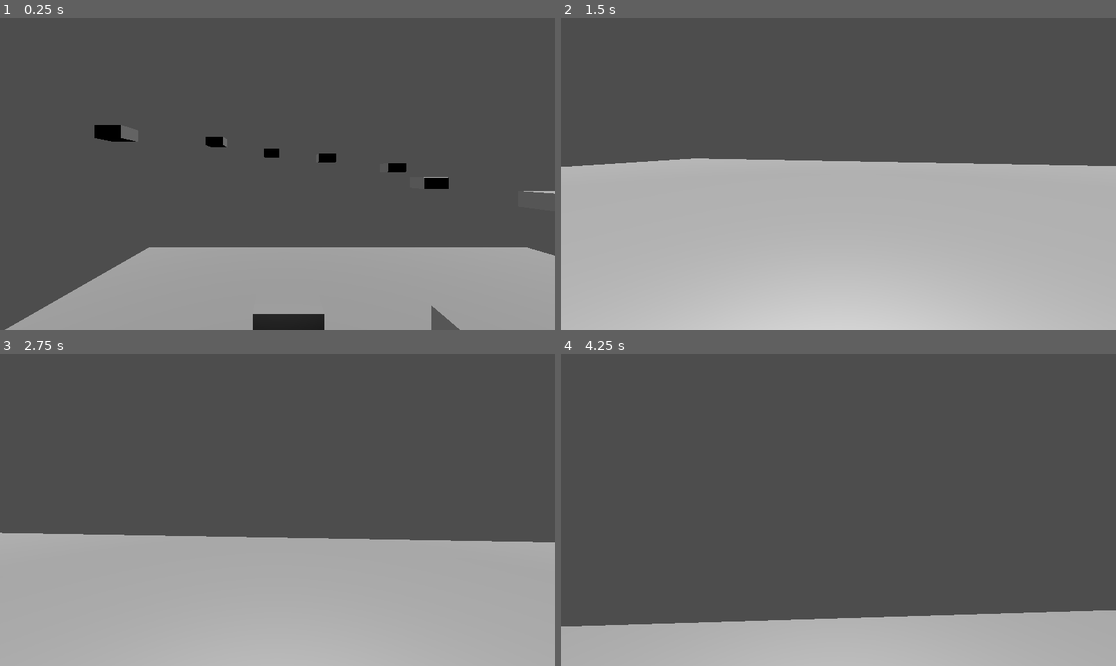
Above: before the commit, frames 1-4 (two rows, left to right).
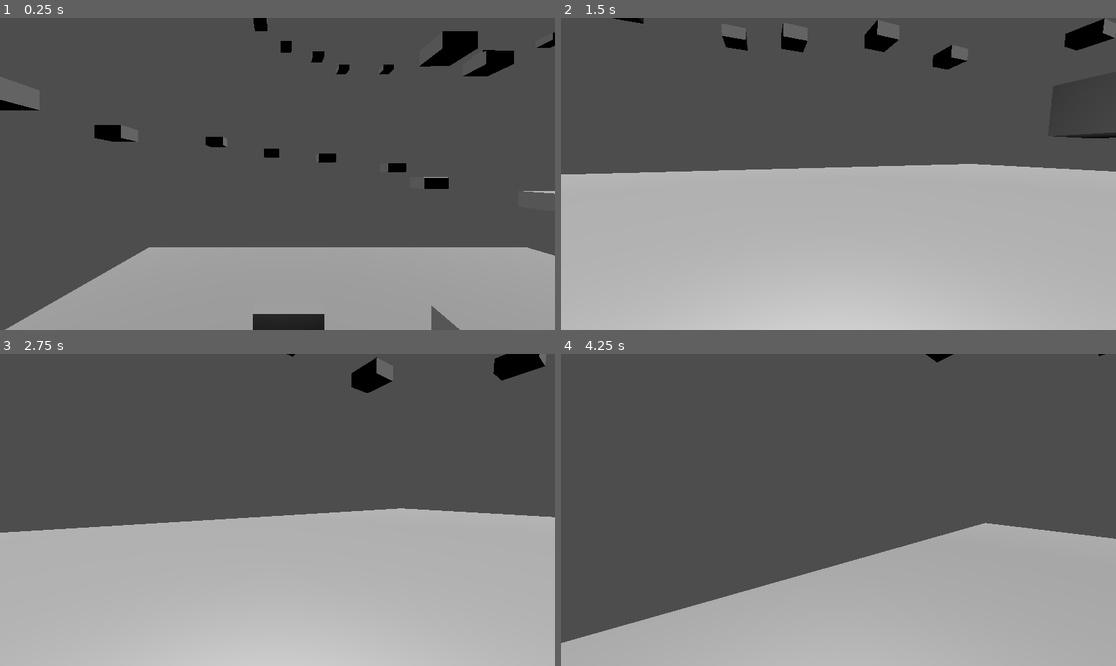
Above: after the commit, the same moments.

Repository: Xarrak-Dev/multiplayer-game
Game: Godot game, scene res://world.tscn
Same seed, same stepped clock (60 frames per second), same inputs: the game is played once before the commit and once after it.
Inputs (mouse positions are in pixels of both pictures, inside the frame that each line leads up to):
- Up to frame 1 (0.25 s): no input
- Up to frame 2 (1.5 s): move the mouse to (960, 158) at 0.52 s; press the mouse at (960, 158) at 0.53 s; hold D (move_right) 0.53-1.28 s; tap Space (jump) at 0.77 s; move the mouse to (810, 174) at 1.27 s; release the mouse at (810, 174) at 1.28 s; hold W (move_forward) from 1.28 s (still down); tap E (scream) at 1.35 s
- Up to frame 3 (2.75 s): keep holding W (move_forward); tap Space (jump) at 1.52 s; move the mouse to (288, 503) at 2.02 s; hold Shift (sprint) from 2.03 s (still down)
- Up to frame 4 (4.25 s): keep holding W (move_forward); move the mouse to (832, 516) at 2.77 s; release Shift (sprint) at 2.78 s; click (832, 516) at 2.85 s; tap Space (jump) at 3.02, 3.77 s; move the mouse to (877, 513) at 3.52 s; tap E (scream) at 3.6 s

The runs differ from the first frame. In frame 1, 1.6% of the frame differs, in the area x 0-100%, y 0-30%; in frame 2, 3.7%; in frame 3, 7.2%; in frame 4, 16%, in the area x 0-100%, y 0-93%.

Commit message:
update some stuff like world

Diff:
--- a/player.gd
+++ b/player.gd
@@ -62,8 +62,8 @@
 		$Camera3D.rotate_x(-event.relative.y * mouse_sensitivity)
 		$Camera3D.rotation.x = clampf($Camera3D.rotation.x, -deg_to_rad(70), deg_to_rad(70))
 	var arrowCam = Input.get_vector("ui_left", "ui_right", "ui_up", "ui_down")
-	rotate_y(-arrowCam.x * 300 * mouse_sensitivity)
-	$Camera3D.rotate_x(-arrowCam.y * 150 * mouse_sensitivity)
+	rotate_y(-arrowCam.x * 150 * mouse_sensitivity)
+	$Camera3D.rotate_x(-arrowCam.y * 75 * mouse_sensitivity)
 	$Camera3D.rotation.x = clampf($Camera3D.rotation.x, -deg_to_rad(70), deg_to_rad(70))
 	if event.is_action_pressed("ui_cancel"):
 		Input.mouse_mode = Input.MOUSE_MODE_VISIBLE
--- a/world.tscn
+++ b/world.tscn
@@ -31,7 +31,7 @@
 
 [node name="worldObjects" type="Node" parent="."]
 
-[node name="Box" parent="worldObjects" instance=ExtResource("2_t4itx")]
+[node name="Floor" parent="worldObjects" instance=ExtResource("2_t4itx")]
 transform = Transform3D(50, 0, 0, 0, 1, 0, 0, 0, 50, 0, -1, 0)
 
 [node name="Box2" parent="worldObjects" instance=ExtResource("2_t4itx")]
@@ -72,6 +72,117 @@
 
 [node name="Box14" parent="worldObjects" instance=ExtResource("2_t4itx")]
 transform = Transform3D(3.16152, 0, 0, 0, 1.53752, 0, 0, 0, 2.93123, -28.0609, 14.2374, -23.4651)
+
+[node name="Box15" parent="worldObjects" instance=ExtResource("2_t4itx")]
+transform = Transform3D(3.16152, 0, 0, 0, 1.53752, 0, 0, 0, 2.93123, -28.0609, 14.9337, -12.3265)
+
+[node name="Box16" parent="worldObjects" instance=ExtResource("2_t4itx")]
+transform = Transform3D(3.16152, 0, 0, 0, 1.53752, 0, 0, 0, 2.93123, -33.4894, 15.7041, -2.64665)
+
+[node name="Box17" parent="worldObjects" instance=ExtResource("2_t4itx")]
+transform = Transform3D(3.16152, 0, 0, 0, 1.53752, 0, 0, 0, 2.93123, -39.2054, 17.2695, 4.73114)
+
+[node name="Box18" parent="worldObjects" instance=ExtResource("2_t4itx")]
+transform = Transform3D(3.16152, 0, 0, 0, 1.53752, 0, 0, 0, 2.93123, -37.8102, 17.9124, 16.5778)
+
+[node name="Box19" parent="worldObjects" instance=ExtResource("2_t4itx")]
+transform = Transform3D(3.16152, 0, 0, 0, 1.53752, 0, 0, 0, 2.93123, -29.7341, 14.2374, 31.4549)
+
+[node name="Box20" parent="worldObjects" instance=ExtResource("2_t4itx")]
+transform = Transform3D(3.16152, 0, 0, 0, 1.53752, 0, 0, 0, 2.93123, -17.1284, 15.6217, 33.626)
+
+[node name="Box21" parent="worldObjects" instance=ExtResource("2_t4itx")]
+transform = Transform3D(3.16152, 0, 0, 0, 1.53752, 0, 0, 0, 2.93123, -10.4708, 17.6533, 24.3934)
+
+[node name="Box22" parent="worldObjects" instance=ExtResource("2_t4itx")]
+transform = Transform3D(3.16152, 0, 0, 0, 1.53752, 0, 0, 0, 2.93123, -9.00939, 17.1562, 9.6679)
+
+[node name="Box23" parent="worldObjects" instance=ExtResource("2_t4itx")]
+transform = Transform3D(3.16152, 0, 0, 0, 1.53752, 0, 0, 0, 2.93123, -4.54786, 17.7655, -0.037787)
+
+[node name="Box24" parent="worldObjects" instance=ExtResource("2_t4itx")]
+transform = Transform3D(3.16152, 0, 0, 0, 1.53752, 0, 0, 0, 2.93123, 5.59357, 20.0276, -6.80473)
+
+[node name="Box25" parent="worldObjects" instance=ExtResource("2_t4itx")]
+transform = Transform3D(3.16152, 0, 0, 0, 1.53752, 0, 0, 0, 2.93123, 8.49658, 21.3193, -17.8259)
+
+[node name="Box26" parent="worldObjects" instance=ExtResource("2_t4itx")]
+transform = Transform3D(3.16152, 0, 0, 0, 1.53752, 0, 0, 0, 2.93123, 17.3357, 22.4969, -22.5826)
+
+[node name="Box27" parent="worldObjects" instance=ExtResource("2_t4itx")]
+transform = Transform3D(3.16152, 0, 0, 0, 1.53752, 0, 0, 0, 2.93123, 24.7463, 24.4553, -12.1373)
+
+[node name="Box28" parent="worldObjects" instance=ExtResource("2_t4itx")]
+transform = Transform3D(3.16152, 0, 0, 0, 1.53752, 0, 0, 0, 2.93123, 20.8261, 26.2263, -3.65682)
+
+[node name="Box29" parent="worldObjects" instance=ExtResource("2_t4itx")]
+transform = Transform3D(3.16152, 0, 0, 0, 1.53752, 0, 0, 0, 2.93123, 11.0572, 26.9092, -3.15194)
+
+[node name="Box30" parent="worldObjects" instance=ExtResource("2_t4itx")]
+transform = Transform3D(3.16152, 0, 0, 0, 1.53752, 0, 0, 0, 2.93123, 4.21813, 28.1188, 5.05054)
+
+[node name="Box31" parent="worldObjects" instance=ExtResource("2_t4itx")]
+transform = Transform3D(3.16152, 0, 0, 0, 1.53752, 0, 0, 0, 2.93123, 4.21813, 28.8416, 17.4286)
+
+[node name="Box32" parent="worldObjects" instance=ExtResource("2_t4itx")]
+transform = Transform3D(3.16152, 0, 0, 0, 1.53752, 0, 0, 0, 2.93123, 4.37106, 28.8354, 30.9532)
+
+[node name="Box33" parent="worldObjects" instance=ExtResource("2_t4itx")]
+transform = Transform3D(3.16152, 0, 0, 0, 1.53752, 0, 0, 0, 2.93123, 12.8341, 31.3164, 33.9363)
+
+[node name="Box34" parent="worldObjects" instance=ExtResource("2_t4itx")]
+transform = Transform3D(3.16152, 0, 0, 0, 1.53752, 0, 0, 0, 2.93123, 23.3696, 32.2863, 33.5088)
+
+[node name="Box35" parent="worldObjects" instance=ExtResource("2_t4itx")]
+transform = Transform3D(3.16152, 0, 0, 0, 1.53752, 0, 0, 0, 2.93123, 31.1659, 32.852, 24.7904)
+
+[node name="Box36" parent="worldObjects" instance=ExtResource("2_t4itx")]
+transform = Transform3D(3.16152, 0, 0, 0, 1.53752, 0, 0, 0, 2.93123, 37.4195, 34.7521, 17.5986)
+
+[node name="Box37" parent="worldObjects" instance=ExtResource("2_t4itx")]
+transform = Transform3D(3.16152, 0, 0, 0, 1.53752, 0, 0, 0, 2.93123, 38.7918, 36.2612, 10.1785)
+
+[node name="Box38" parent="worldObjects" instance=ExtResource("2_t4itx")]
+transform = Transform3D(3.16152, 0, 0, 0, 1.53752, 0, 0, 0, 2.93123, 42.1654, 37.4608, 0.446428)
+
+[node name="Box39" parent="worldObjects" instance=ExtResource("2_t4itx")]
+transform = Transform3D(3.16152, 0, 0, 0, 1.53752, 0, 0, 0, 2.93123, 41.4697, 38.0442, -11.0367)
+
+[node name="Box40" parent="worldObjects" instance=ExtResource("2_t4itx")]
+transform = Transform3D(3.16152, 0, 0, 0, 1.53752, 0, 0, 0, 2.93123, 42.7672, 36.7915, -25.8385)
+
+[node name="Box41" parent="worldObjects" instance=ExtResource("2_t4itx")]
+transform = Transform3D(3.16152, 0, 0, 0, 1.53752, 0, 0, 0, 2.93123, 53.3506, 36.8449, -32.8985)
+
+[node name="Box42" parent="worldObjects" instance=ExtResource("2_t4itx")]
+transform = Transform3D(3.16152, 0, 0, 0, 1.53752, 0, 0, 0, 2.93123, 52.6612, 38.8074, -43.0424)
+
+[node name="Box43" parent="worldObjects" instance=ExtResource("2_t4itx")]
+transform = Transform3D(3.16152, 0, 0, 0, 1.53752, 0, 0, 0, 2.93123, 45.8617, 39.9163, -51.1513)
+
+[node name="Box44" parent="worldObjects" instance=ExtResource("2_t4itx")]
+transform = Transform3D(3.16152, 0, 0, 0, 1.53752, 0, 0, 0, 2.93123, 35.2859, 41.5495, -56.3456)
+
+[node name="Box45" parent="worldObjects" instance=ExtResource("2_t4itx")]
+transform = Transform3D(3.16152, 0, 0, 0, 1.53752, 0, 0, 0, 2.93123, 26.3905, 42.2933, -62.3951)
+
+[node name="Box46" parent="worldObjects" instance=ExtResource("2_t4itx")]
+transform = Transform3D(3.16152, 0, 0, 0, 1.53752, 0, 0, 0, 2.93123, 11.9719, 41.346, -60.5937)
+
+[node name="Box47" parent="worldObjects" instance=ExtResource("2_t4itx")]
+transform = Transform3D(3.16152, 0, 0, 0, 1.53752, 0, 0, 0, 2.93123, 3.4165, 42.6662, -56.1668)
+
+[node name="Box48" parent="worldObjects" instance=ExtResource("2_t4itx")]
+transform = Transform3D(3.16152, 0, 0, 0, 1.53752, 0, 0, 0, 2.93123, -5.61227, 45.0881, -55.4488)
+
+[node name="Box49" parent="worldObjects" instance=ExtResource("2_t4itx")]
+transform = Transform3D(3.16152, 0, 0, 0, 1.53752, 0, 0, 0, 2.93123, -12.0527, 45.7137, -47.5096)
+
+[node name="Box50" parent="worldObjects" instance=ExtResource("2_t4itx")]
+transform = Transform3D(3.16152, 0, 0, 0, 1.53752, 0, 0, 0, 2.93123, -16.4477, 46.7909, -37.0534)
+
+[node name="Box51" parent="worldObjects" instance=ExtResource("2_t4itx")]
+transform = Transform3D(3.16152, 0, 0, 0, 1.53752, 0, 0, 0, 2.93123, -19.003, 48.1162, -26.6778)
 
 [node name="AudioStreamPlayer" type="AudioStreamPlayer" parent="."]
 stream = ExtResource("7_wegog")
